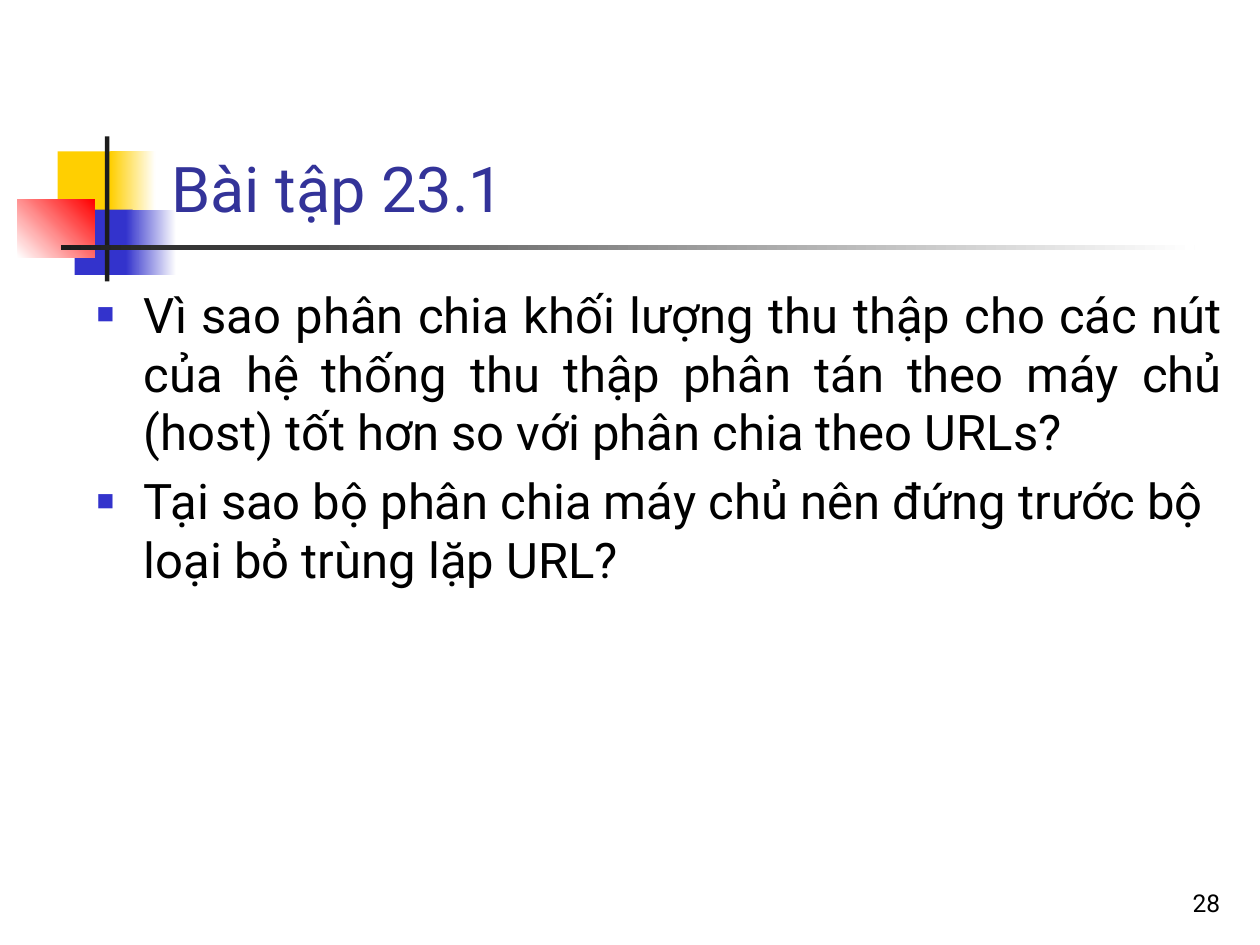
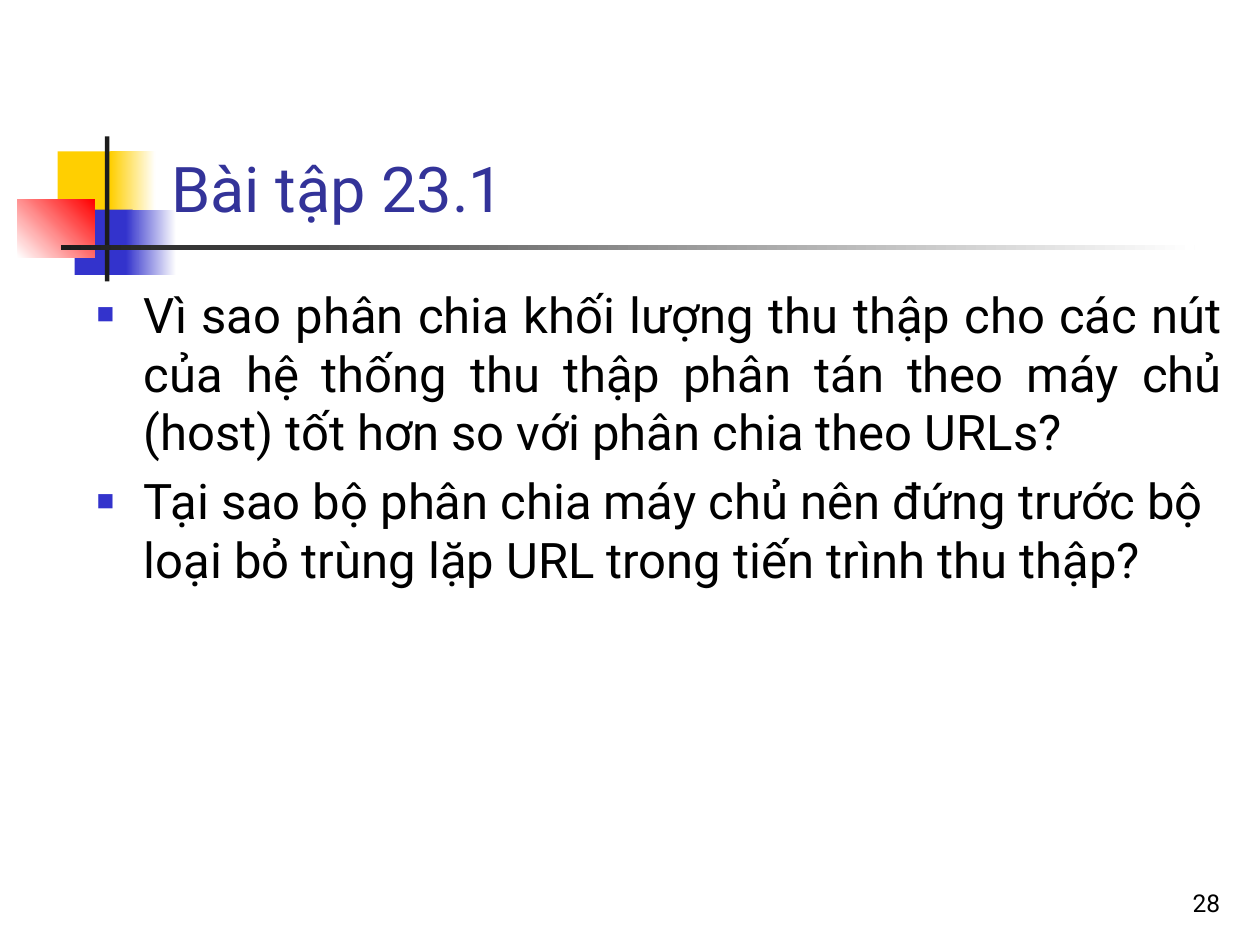
Before and after one commit to nguyenkhanhthien/IT4853, a slide deck: slide 28 of Bai 23 Thu thap du lieu.pptx. Drawn at 1260x945 pixels with LibreOffice and Linux fonts; fonts in the diff are those of the drawing. Boxes give left, top, right and bottom in pixels: in the first picture for what was removed or moved away, otherwise in the second. Text is boxed around its words. In the diff, an @@ line names an element or a change of style, - is before the commit and + after.

```diff
--- a/Bai 23 Thu thap du lieu.pptx
+++ b/Bai 23 Thu thap du lieu.pptx
@@ text at [144, 479, 1202, 589]: text changed @@
-■ Tại sao bộ phân chia máy chủ nên đứng trước bộ loại bỏ trùng lặp URL?
+■ Tại sao bộ phân chia máy chủ nên đứng trước bộ loại bỏ trùng lặp URL trong tiến trình thu thập?
```
Also in this commit, not shown: 7 other slides changed, 1 slide added, 4 other files.
